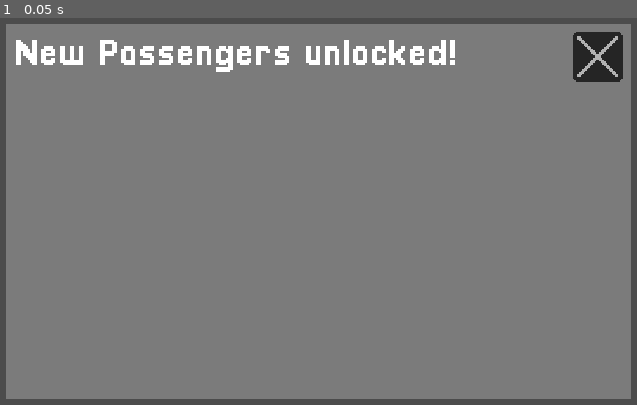
Above: before the commit, frame 1.
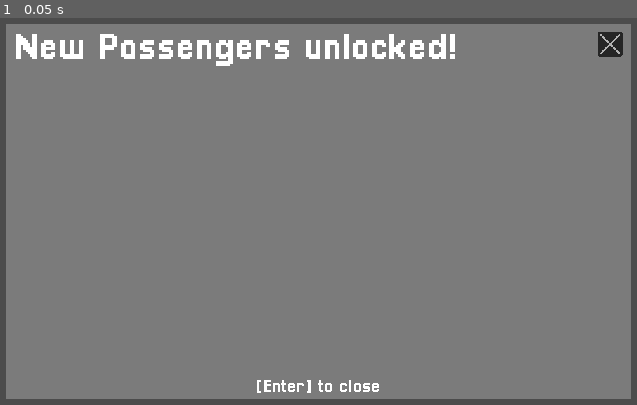
Above: after the commit, the same moment.

Repository: pastra98/DriveMeInsane
Game: Godot game, scene res://gui/game_over/passenger_unlocks/PassengerUnlocks.tscn
Two runs of this game, one before a commit and one after it. Both use one fixed random seed, a clock stepped at 60 frames per second and the inputs below. This scene is started directly instead of the project's main scene.
Inputs:
- Up to frame 1 (0.05 s): no input

The runs differ from the first frame. In frame 1, 2.8% of the frame differs, in the area x 2-98%, y 3-97%.
Error in both runs: Invalid get index 'unlocked_passengers' (on base: 'null instance'). (res://gui/gui_manager.gd:8)

Commit message:
close on enter

Diff:
--- a/src/gui/game_over/passenger_unlocks/PassengerUnlocks.tscn
+++ b/src/gui/game_over/passenger_unlocks/PassengerUnlocks.tscn
@@ -1,9 +1,16 @@
-[gd_scene load_steps=5 format=2]
+[gd_scene load_steps=8 format=2]
 
 [ext_resource path="res://gui/game_over/passenger_unlocks/passenger_unlocks.gd" type="Script" id=1]
+[ext_resource path="res://gui/fonts/pixellari_24.tres" type="DynamicFont" id=2]
 [ext_resource path="res://gui/theme/pixel_theme.tres" type="Theme" id=3]
 [ext_resource path="res://gui/fonts/pixellari_48.tres" type="DynamicFont" id=4]
 [ext_resource path="res://passengers/ressources/remove.png" type="Texture" id=5]
+
+[sub_resource type="InputEventKey" id=1]
+scancode = 16777221
+
+[sub_resource type="ShortCut" id=2]
+shortcut = SubResource( 1 )
 
 [node name="PassengerUnlocks" type="MarginContainer"]
 anchor_left = 0.5
@@ -35,39 +42,41 @@
 
 [node name="VBoxContainer" type="VBoxContainer" parent="Panel/MarginContainer"]
 margin_right = 780.0
-margin_bottom = 460.0
+margin_bottom = 468.0
 custom_constants/separation = 8
 
 [node name="HBoxContainer" type="HBoxContainer" parent="Panel/MarginContainer/VBoxContainer"]
 margin_right = 780.0
-margin_bottom = 64.0
+margin_bottom = 48.0
 
 [node name="Label" type="Label" parent="Panel/MarginContainer/VBoxContainer/HBoxContainer"]
-margin_top = 8.0
 margin_right = 564.0
-margin_bottom = 56.0
+margin_bottom = 48.0
 custom_fonts/font = ExtResource( 4 )
 text = "New Passengers unlocked!"
 align = 1
 
 [node name="Control" type="Control" parent="Panel/MarginContainer/VBoxContainer/HBoxContainer"]
 margin_left = 568.0
-margin_right = 712.0
-margin_bottom = 64.0
+margin_right = 744.0
+margin_bottom = 48.0
 size_flags_horizontal = 3
 
 [node name="CloseWindowButton" type="TextureButton" parent="Panel/MarginContainer/VBoxContainer/HBoxContainer"]
-margin_left = 716.0
+margin_left = 748.0
 margin_right = 780.0
-margin_bottom = 64.0
-rect_min_size = Vector2( 64, 64 )
+margin_bottom = 32.0
+rect_min_size = Vector2( 32, 32 )
+size_flags_horizontal = 0
+size_flags_vertical = 0
+shortcut = SubResource( 2 )
 texture_normal = ExtResource( 5 )
 expand = true
 
 [node name="ScrollContainer" type="ScrollContainer" parent="Panel/MarginContainer/VBoxContainer"]
-margin_top = 72.0
+margin_top = 56.0
 margin_right = 780.0
-margin_bottom = 452.0
+margin_bottom = 436.0
 rect_min_size = Vector2( 770, 380 )
 
 [node name="MarginContainer" type="MarginContainer" parent="Panel/MarginContainer/VBoxContainer/ScrollContainer"]
@@ -85,4 +94,12 @@
 custom_constants/separation = 20
 alignment = 1
 
+[node name="Label" type="Label" parent="Panel/MarginContainer/VBoxContainer"]
+margin_top = 444.0
+margin_right = 780.0
+margin_bottom = 468.0
+custom_fonts/font = ExtResource( 2 )
+text = "[Enter] to close"
+align = 1
+
 [connection signal="button_down" from="Panel/MarginContainer/VBoxContainer/HBoxContainer/CloseWindowButton" to="." method="_on_CloseWindowButton_button_down"]
